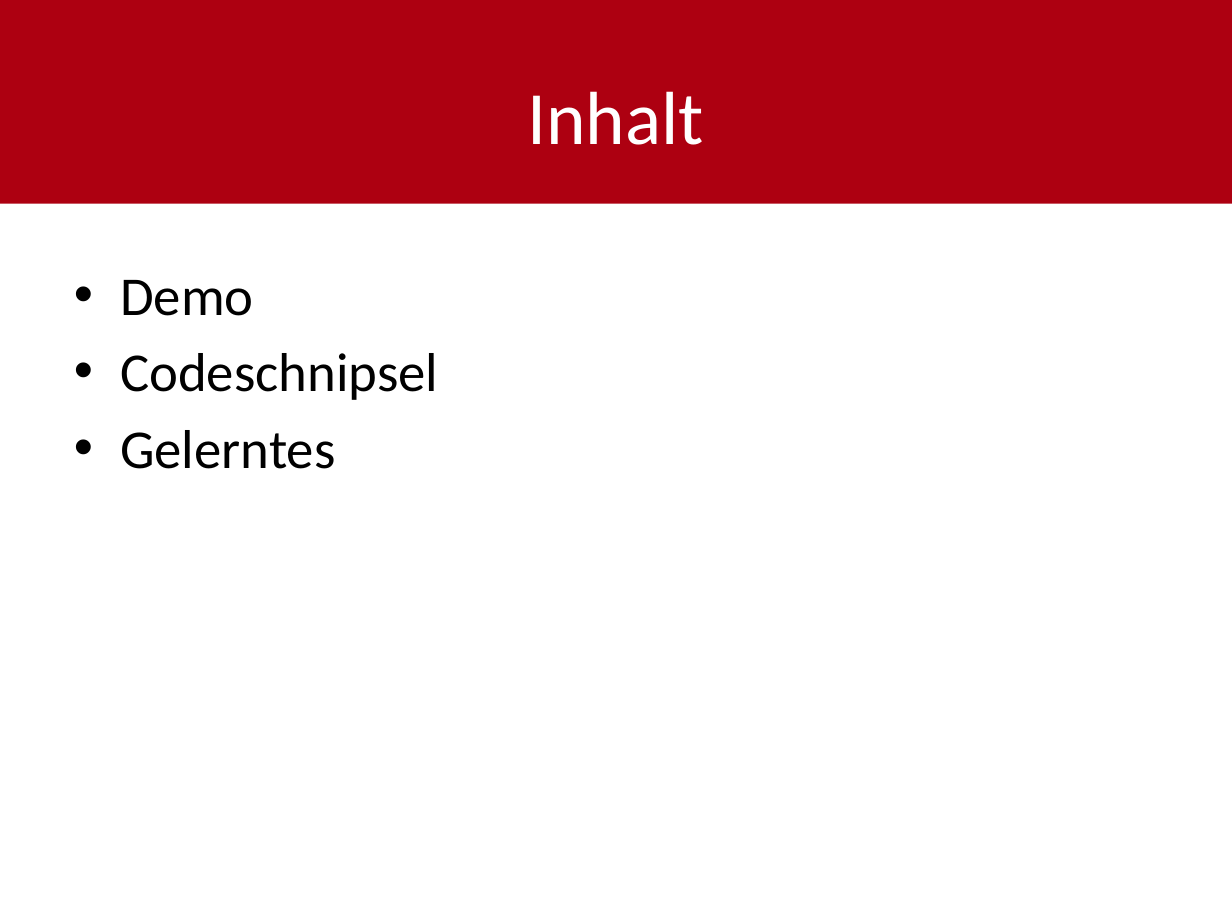
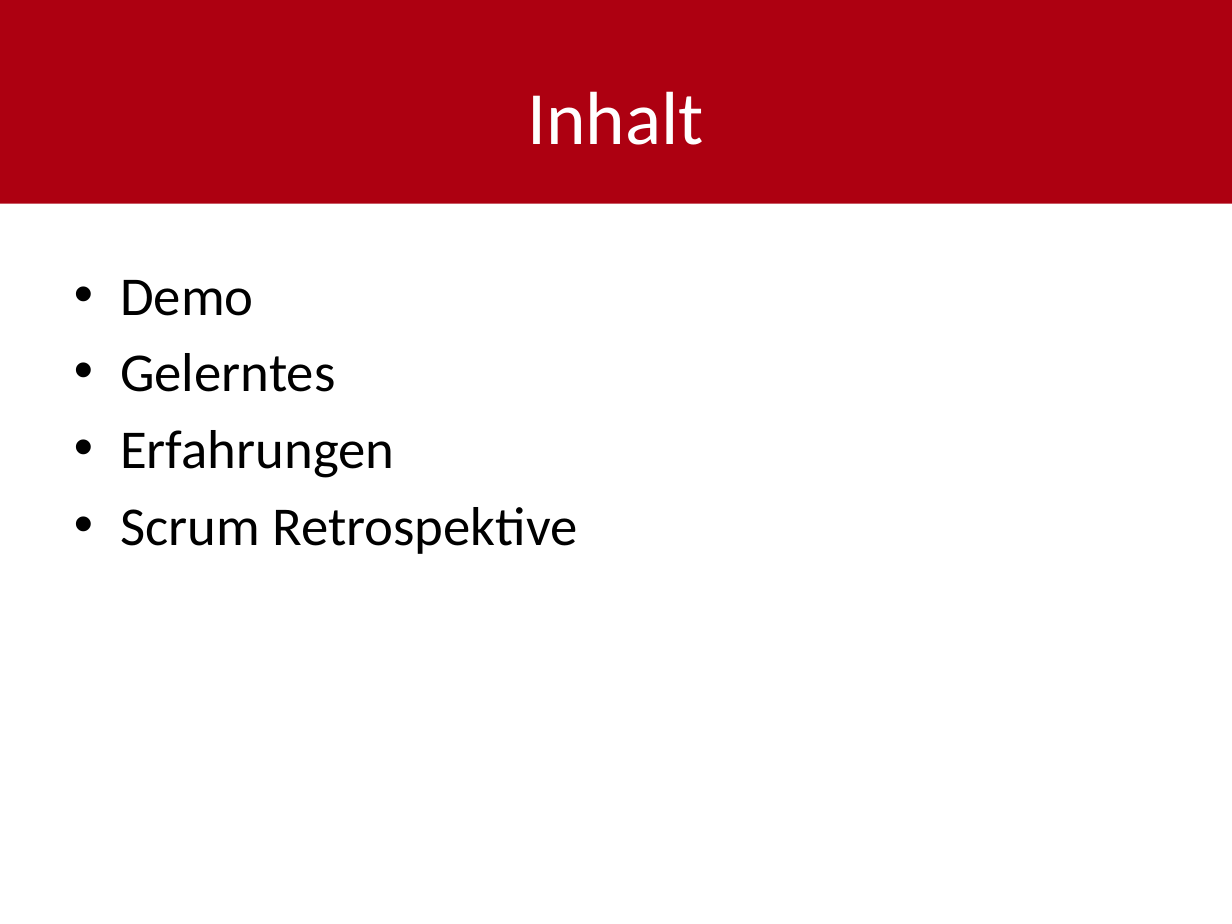
Before and after one commit to shylux/ch.bfh.bti7081.s2015.rot, a slide deck: slide 2 of doc/task14/Schlusspräsentation.pptx. Drawn at 1232x924 pixels with LibreOffice and Linux fonts; fonts in the diff are those of the drawing. Boxes give left, top, right and bottom in pixels: in the first picture for what was removed or moved away, otherwise in the second. Text is boxed around its words. In the diff, an @@ line names an element or a change of style, - is before the commit and + after.

```diff
--- a/doc/task14/Schlusspräsentation.pptx
+++ b/doc/task14/Schlusspräsentation.pptx
@@ text at (120,353,438,400): paragraph removed @@
-• Codeschnipsel
@@ text at (120,430,577,554): paragraphs added @@
+• Erfahrungen
+• Scrum Retrospektive
```
Also in this commit, not shown: 1 other slide changed, 1 slide added.
